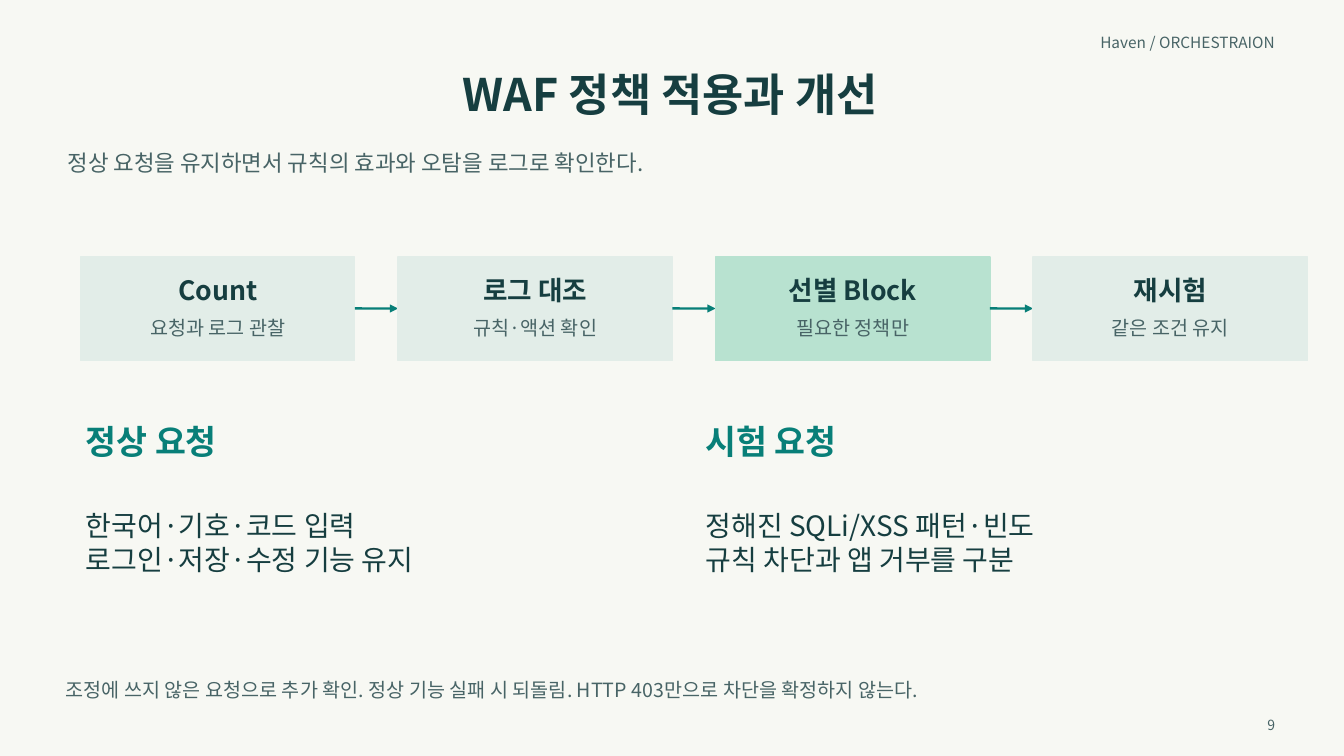
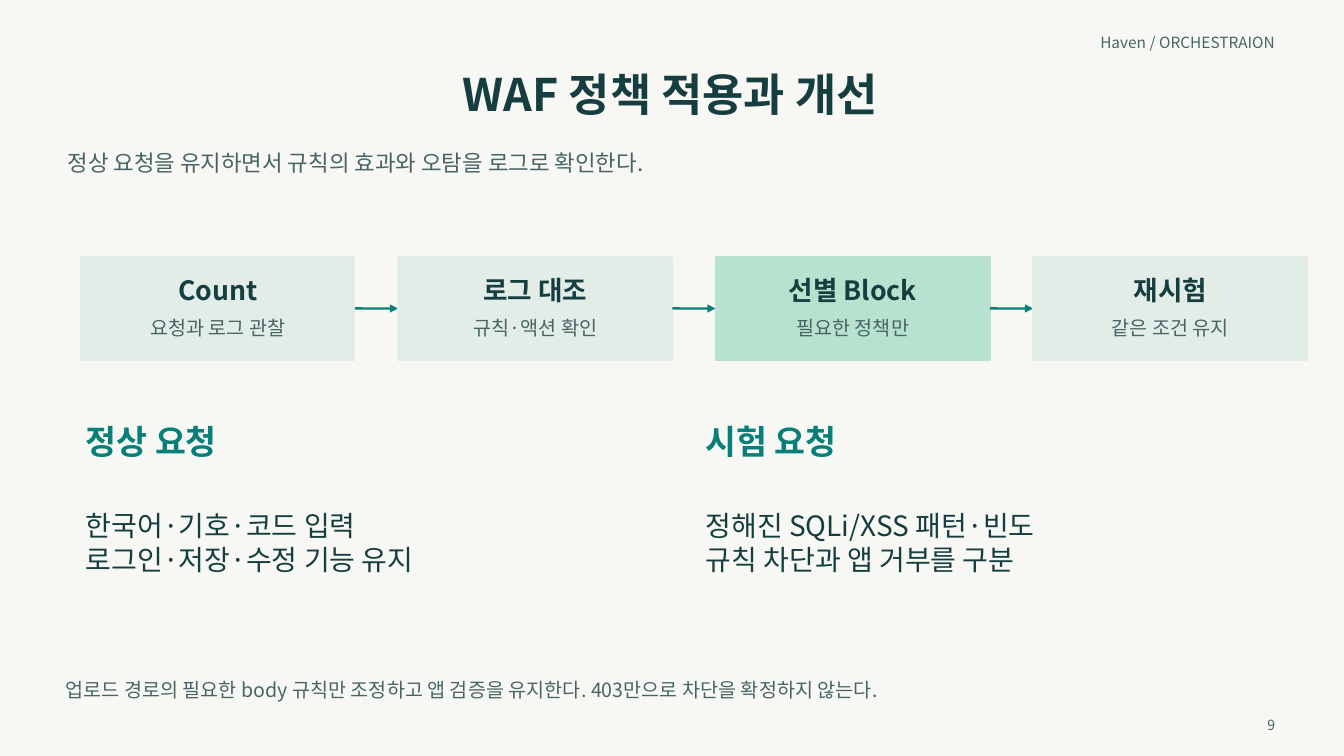
Before and after one commit to MinsooAhn02/Haven, a slide deck: slide 9 of docs/발표/Haven_통합계획_기반_프로젝트계획서_초안.pptx. Drawn at 1344x756 pixels with LibreOffice and Linux fonts; fonts in the diff are those of the drawing. Boxes give left, top, right and bottom in pixels: in the first picture for what was removed or moved away, otherwise in the second. Text is boxed around its words. In the diff, an @@ line names an element or a change of style, - is before the commit and + after.

```diff
--- a/docs/발표/Haven_통합계획_기반_프로젝트계획서_초안.pptx
+++ b/docs/발표/Haven_통합계획_기반_프로젝트계획서_초안.pptx
@@ text at bbox=[65, 680, 878, 702]: text changed @@
-조정에 쓰지 않은 요청으로 추가 확인. 정상 기능 실패 시 되돌림. HTTP 403만으로 차단을 확정하지 않는다.
+업로드 경로의 필요한 body 규칙만 조정하고 앱 검증을 유지한다. 403만으로 차단을 확정하지 않는다.
```
Also in this commit, not shown: 10 other slides changed, 1 slide added, 1 slide removed, 7 other files.
